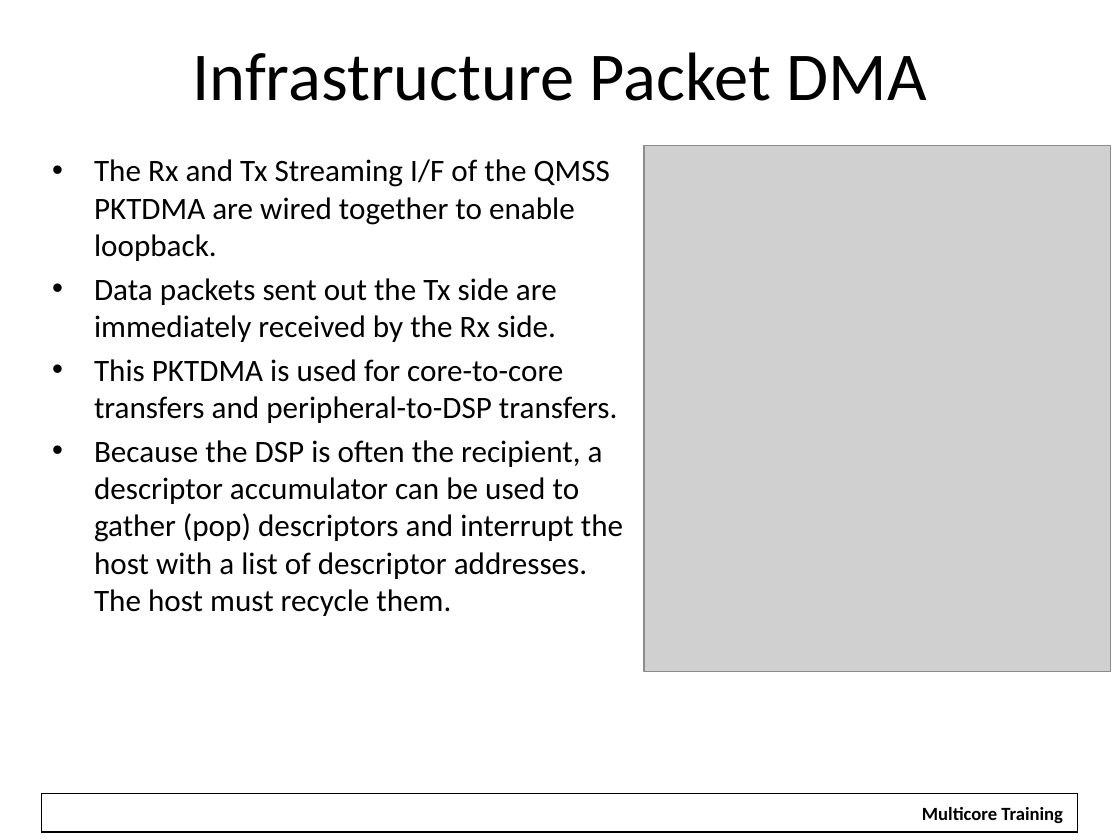
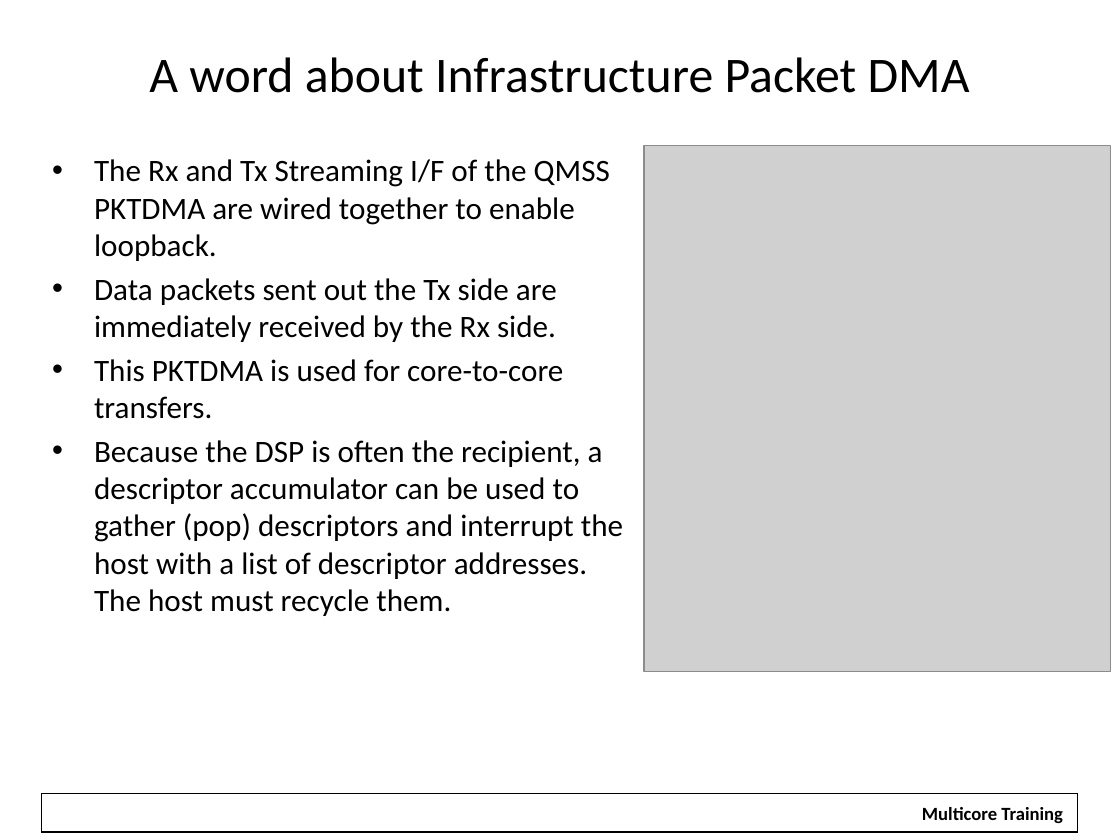
Before and after one commit to hari1989/keystone-workshop, a slide deck: slide 32 of slides/Intro to Multicore Navigator.pptx (slide 8 before the commit). Drawn at 1120x840 pixels with LibreOffice and Linux fonts; fonts in the diff are those of the drawing; grey boxes stand for pictures; background and template pictures are left out. Boxes give left, top, right and bottom in pixels: in the first picture for what was removed or moved away, otherwise in the second. Text is boxed around its words. In the diff, an @@ line names an element or a change of style, - is before the commit and + after.

```diff
--- a/slides/Intro to Multicore Navigator.pptx
+++ b/slides/Intro to Multicore Navigator.pptx
@@ title at (149, 57, 970, 93): text changed; size 44 to 32 pt @@
-Infrastructure Packet DMA
+A word about Infrastructure Packet DMA
@@ text at (94, 359, 563, 419): text changed @@
-• This PKTDMA is used for core-to-core transfers and peripheral-to-DSP transfers.
+• This PKTDMA is used for core-to-core transfers.
```
Also in this commit, not shown: 15 other slides changed, 21 slides added, 14 slides removed.
